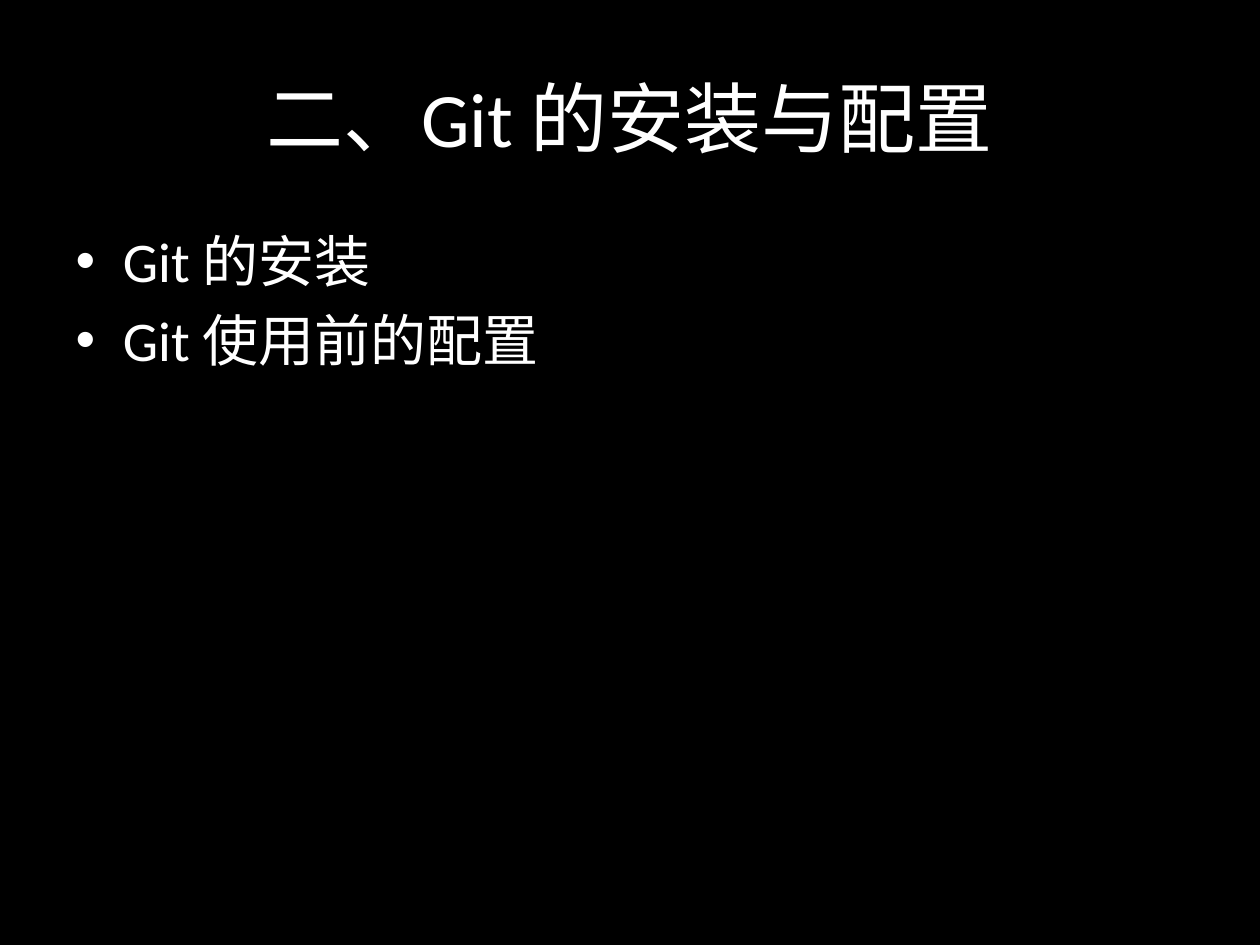
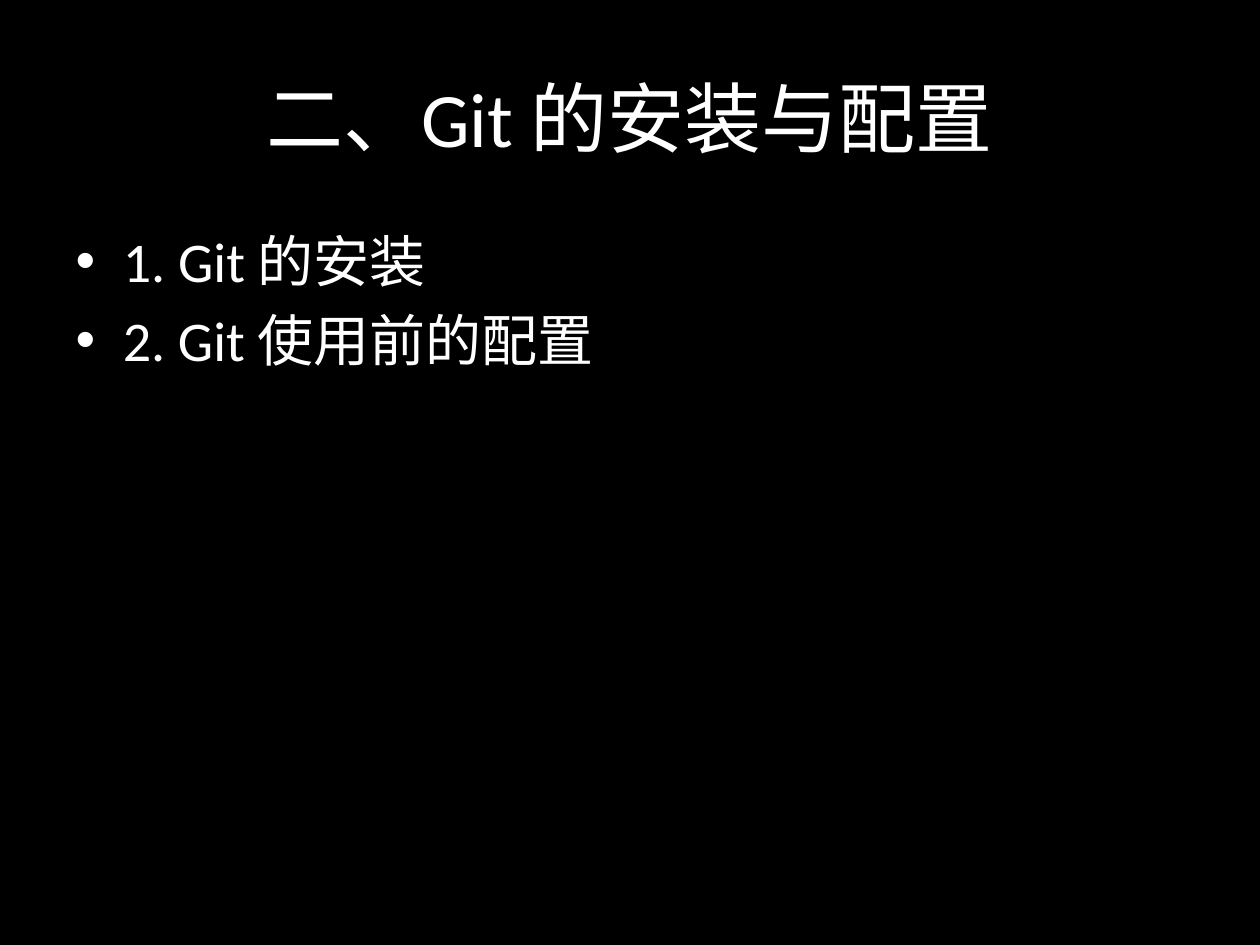
Before and after one commit to sontekliu/git-book, a slide deck: slide 7 of Git.pptx. Drawn at 1260x945 pixels with LibreOffice and Linux fonts; fonts in the diff are those of the drawing. Boxes give left, top, right and bottom in pixels: in the first picture for what was removed or moved away, otherwise in the second. Text is boxed around its words. In the diff, an @@ line names an element or a change of style, - is before the commit and + after.

```diff
--- a/Git.pptx
+++ b/Git.pptx
@@ text at <box>123,235,594,366</box>: text changed @@
-• Git 的安装
-• Git 使用前的配置
+• 1. Git 的安装
+• 2. Git 使用前的配置
```
Also in this commit, not shown: 18 other slides changed.
